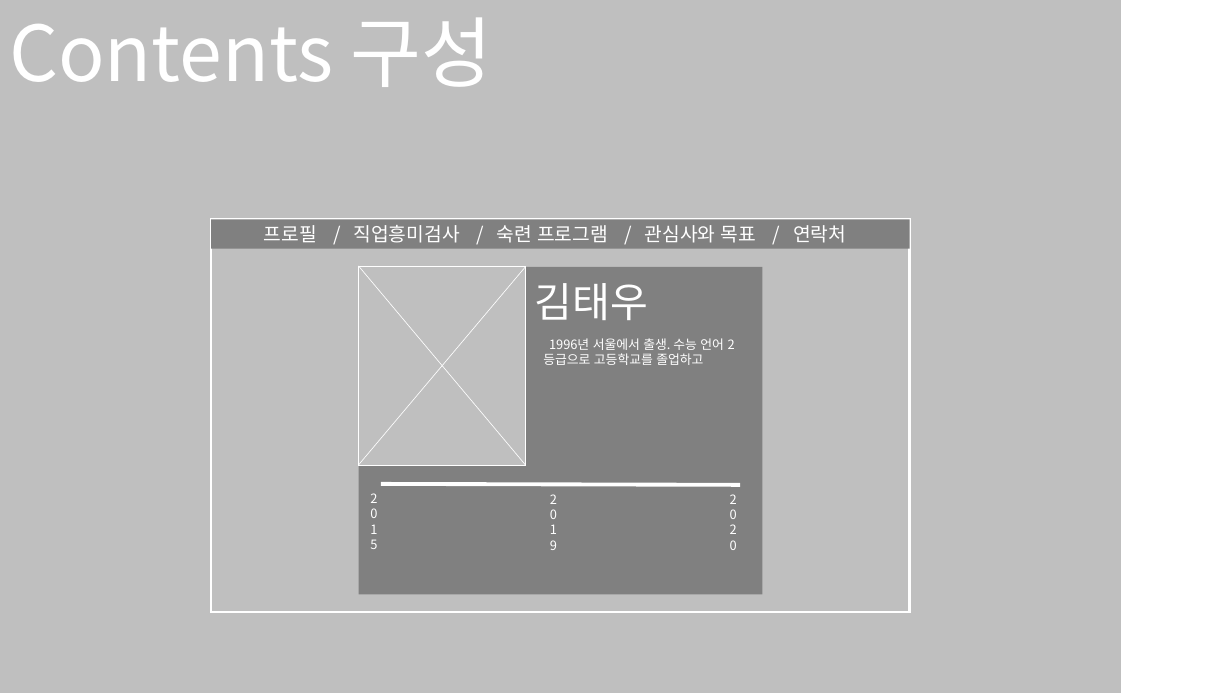
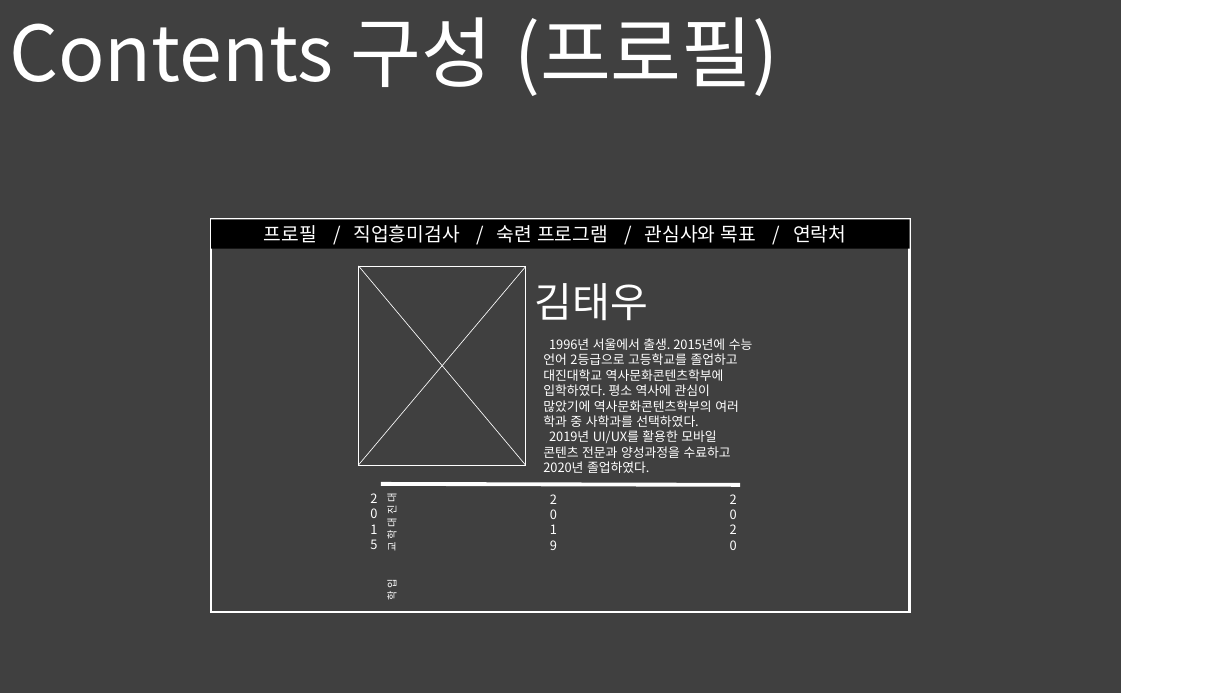
Before and after one commit to KTW-WTF/DJ, a slide deck: slide 6 of 자기소개서.pptx. Drawn at 1232x693 pixels with LibreOffice and Linux fonts; fonts in the diff are those of the drawing. Boxes give left, top, right and bottom in pixels: in the first picture for what was removed or moved away, otherwise in the second. Text is boxed around its words. In the diff, an @@ line names an element or a change of style, - is before the commit and + after.

```diff
--- a/자기소개서.pptx
+++ b/자기소개서.pptx
@@ text at bbox=[9, 17, 779, 96]: text changed @@
-Contents 구성
+Contents 구성 (프로필)
@@ rectangle "프로필 / 직업흥미검사 / 숙련 ..." at bbox=[212, 220, 910, 249]: fill #808080 to #000000 @@
@@ fill #BFBFBF to #404040 in 3 elements at bbox=[0, 0, 1121, 693], bbox=[212, 220, 910, 613], bbox=[359, 267, 526, 466] @@
@@ rectangle: place and size @@
-rectangle at bbox=[359, 267, 762, 595]
+rectangle at bbox=[359, 267, 762, 603]
@@ rectangle at bbox=[359, 267, 762, 603]: fill #808080 to #404040 @@
@@ text at bbox=[543, 338, 753, 473]: text changed @@
-1996년 서울에서 출생. 수능 언어 2등급으로 고등학교를 졸업하고
+1996년 서울에서 출생. 2015년에 수능 언어 2등급으로 고등학교를 졸업하고 대진대학교 역사문화콘텐츠학부에 입학하였다. 평소 역사에 관심이 많았기에 역사문화콘텐츠학부의 여러 학과 중 사학과를 선택하였다.
+2019년 UI/UX를 활용한 모바일 콘텐츠 전문과 양성과정을 수료하고 2020년 졸업하였다.
@@ text added at bbox=[543, 369, 605, 396], 8 pt, text #FFFFFF @@
+대진대학교
+입학
```
Also in this commit, not shown: 10 other slides changed, 4 slides added, 9 other files.
